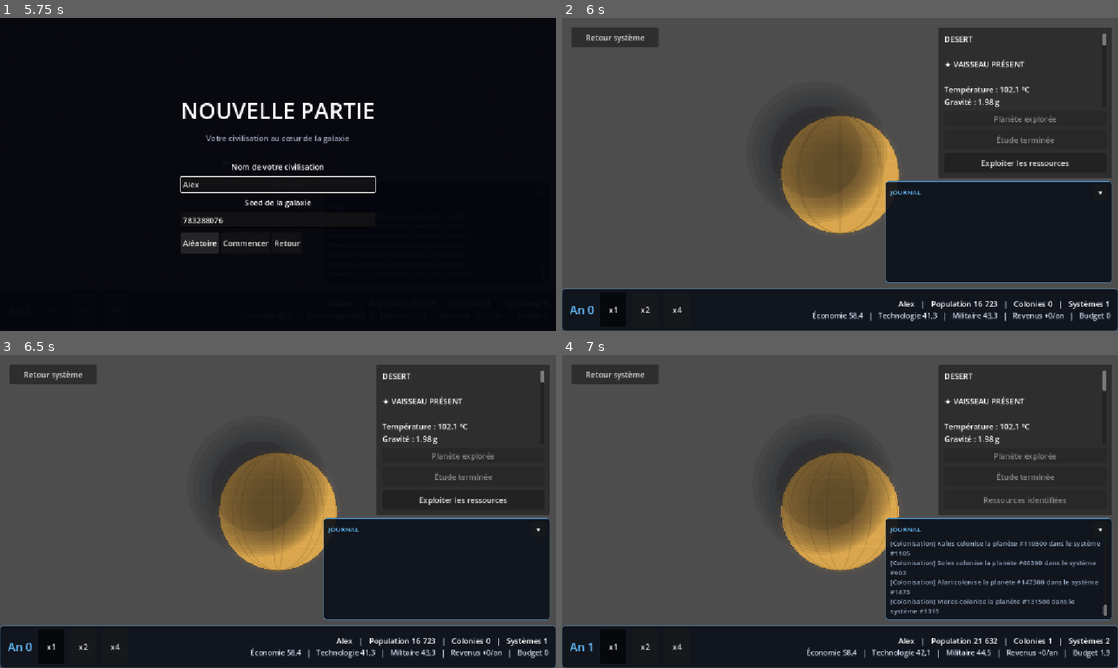
Above: before the commit, frames 1-4 (two rows, left to right).
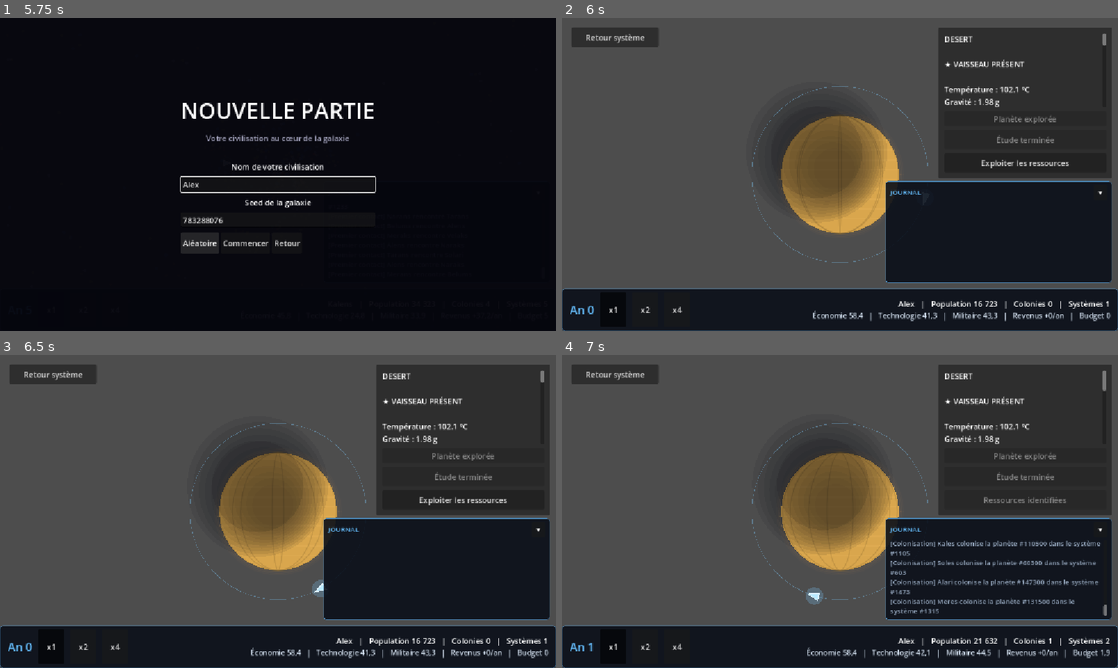
Above: after the commit, the same moments.

Repository: koromerzhin/astralis
Game: Godot game, scene res://scenes/main/Main.tscn
Same seed, same stepped clock (60 frames per second), same inputs: the game is played once before the commit and once after it.
Inputs (mouse positions are in pixels of both pictures, inside the frame that each line leads up to):
- Up to frame 1 (5.75 s): click "Nouvelle partie" at 0.5 s; click (278, 183) at 1.27 s; type "Alex" at 1.35 s; click "x1" at 2 s; click "x2" at 2.75 s; click "x4" at 3.5 s; click "▾" at 4.25 s; click "Aléatoire" at 5 s
- Up to frame 2 (6 s): click "Commencer" at 5.75 s
- Up to frame 3 (6.5 s): no input
- Up to frame 4 (7 s): click "Exploiter les ressources" at 6.5 s

Frame 1 is identical in both runs. In frame 2, 0.1% of the frame differs, in the area x 34-66%, y 21-79%; in frame 3, 0.2%; in frame 4, 0.3%, in the area x 34-66%, y 21-80%.

Commit message:
feat: Implement ship orbit functionality around planets and update drawing logic

Diff:
--- a/scripts/core/main.gd
+++ b/scripts/core/main.gd
@@ -1443,6 +1443,9 @@
 	var planet: PlanetData = current_planet
 
 	$Planet.set_planet(planet)
+	$Planet.set_ship_in_orbit(
+		player.current_planet_id == planet.global_id
+	)
 
 	_refresh_planet_view_text()
 	_refresh_planet_action_buttons()
@@ -1552,6 +1555,7 @@
 	# Le vaisseau se place en orbite autour de la planète.
 	player.current_planet_id = current_planet.global_id
 	_sync_ship_planet()
+	$Planet.set_ship_in_orbit(true)
 
 	if planet_list != null:
 		planet_list.refresh_statuses()
--- a/scripts/planets/planet_view.gd
+++ b/scripts/planets/planet_view.gd
@@ -10,6 +10,21 @@
 
 @onready var camera: Camera2D = $Camera2D
 
+# Le vaisseau du joueur tourne autour de la planète lorsqu'il est en orbite.
+var ship_in_orbit := false
+var ship_orbit_angle := 0.0
+@export var ship_orbit_speed := 1.6
+
+
+func set_ship_in_orbit(in_orbit: bool) -> void:
+	if ship_in_orbit == in_orbit:
+		return
+
+	ship_in_orbit = in_orbit
+	ship_orbit_angle = 0.0
+	queue_redraw()
+
+
 func set_planet(new_planet: PlanetData) -> void:
 	planet = new_planet
 
@@ -113,6 +128,77 @@
 		rotation_angle
 	)
 
+	# Vaisseau du joueur en orbite autour de la planète.
+	_draw_player_ship(radius)
+
+func _draw_player_ship(radius: float) -> void:
+	if not ship_in_orbit:
+		return
+
+	var orbit_radius: float = max(
+		radius + 60.0,
+		radius * 1.5
+	)
+
+	var radial := Vector2(
+		cos(ship_orbit_angle),
+		sin(ship_orbit_angle)
+	)
+
+	var ship_position := radial * orbit_radius
+	var direction := Vector2(-radial.y, radial.x)
+
+	# Trajectoire de l'orbite.
+	draw_arc(
+		Vector2.ZERO,
+		orbit_radius,
+		0.0,
+		TAU,
+		64,
+		Color(0.5, 0.8, 1.0, 0.35),
+		1.0
+	)
+
+	var perpendicular := Vector2(-direction.y, direction.x)
+
+	var nose := ship_position + direction * 14.0
+	var rear_left := (
+		ship_position
+		- direction * 9.0
+		+ perpendicular * 7.0
+	)
+	var rear_right := (
+		ship_position
+		- direction * 9.0
+		- perpendicular * 7.0
+	)
+
+	draw_colored_polygon(
+		PackedVector2Array([
+			nose,
+			rear_left,
+			rear_right
+		]),
+		Color(0.8, 0.95, 1.0)
+	)
+
+	draw_polyline(
+		PackedVector2Array([
+			nose,
+			rear_left,
+			rear_right,
+			nose
+		]),
+		Color.WHITE,
+		2.0
+	)
+
+	draw_circle(
+		ship_position,
+		18.0,
+		Color(0.5, 0.8, 1.0, 0.25)
+	)
+
 func _get_planet_color(planet_type: String) -> Color:
 	match planet_type:
 		"rocky":
@@ -188,6 +274,13 @@
 				"rotation_angle",
 				rotation_angle
 			)
+
+	# L'orbite du vaisseau tourne en permanence.
+	if ship_in_orbit:
+		ship_orbit_angle = fmod(
+			ship_orbit_angle + ship_orbit_speed * delta,
+			TAU
+		)
 
 	queue_redraw()
 
